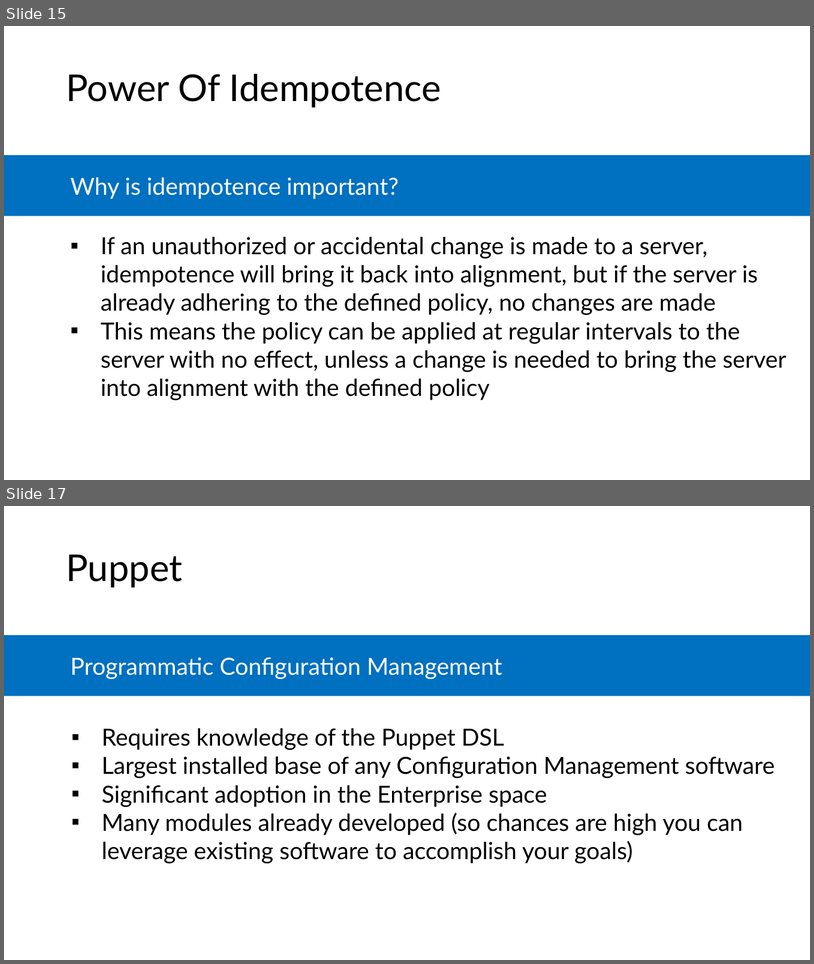
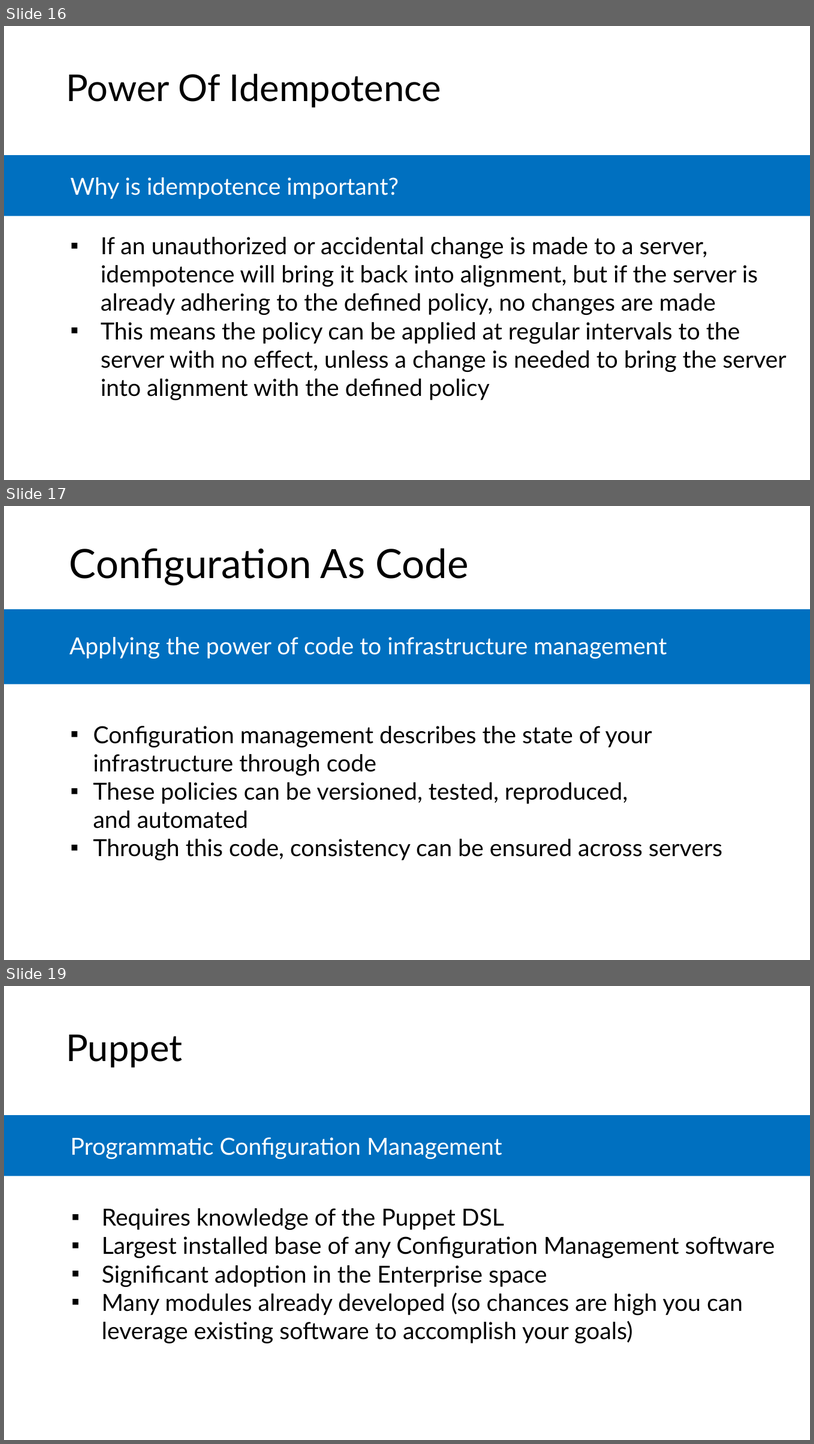
Before and after one commit to microsoft/AcademicContent, a slide deck: Complimentary Course Content/Module7/Lessons/Module7_Lesson2 Configuration Management.pptx. Shown one above the other, each under a label of ours: slides 15 and 17 before the commit, slides 16, 17 and 19 after it; the slides between them are not shown. The pictures are 814x964 and 814x1444 pixels, drawn with LibreOffice and Linux fonts; fonts in the diff are those of the drawing. Boxes give left, top, right and bottom in pixels: in the first picture for what was removed or moved away, otherwise in the second. Text is boxed around its words. In the diff, an @@ line names an element or a change of style, - is before the commit and + after.

```diff
--- a/Complimentary Course Content/Module7/Lessons/Module7_Lesson2 Configuration Management.pptx
+++ b/Complimentary Course Content/Module7/Lessons/Module7_Lesson2 Configuration Management.pptx
@@ slide 17 added at bbox=[4, 506, 810, 960], background #FFFFFF @@
@@ title added at bbox=[69, 548, 469, 586], 48 pt, text #000000 @@
+Configuration As Code
@@ rectangle added at bbox=[4, 609, 810, 684], fill #0070C0 @@
@@ text added at bbox=[69, 637, 667, 658], 28 pt, text #FFFFFF @@
+Applying the power of code to infrastructure management
@@ text added at bbox=[93, 726, 723, 860], 28 pt, text #000000 @@
+    ▪ Configuration management describes the state of your
+      infrastructure through code
+    ▪ These policies can be versioned, tested, reproduced,
+      and automated
+    ▪ Through this code, consistency can be ensured across servers
@@ what was slide 15 is now slide 16 @@
@@ what was slide 17 is now slide 19 @@
```
Also in this commit, not shown: 1 slide changed, 2 other slides added, 3 other files.
